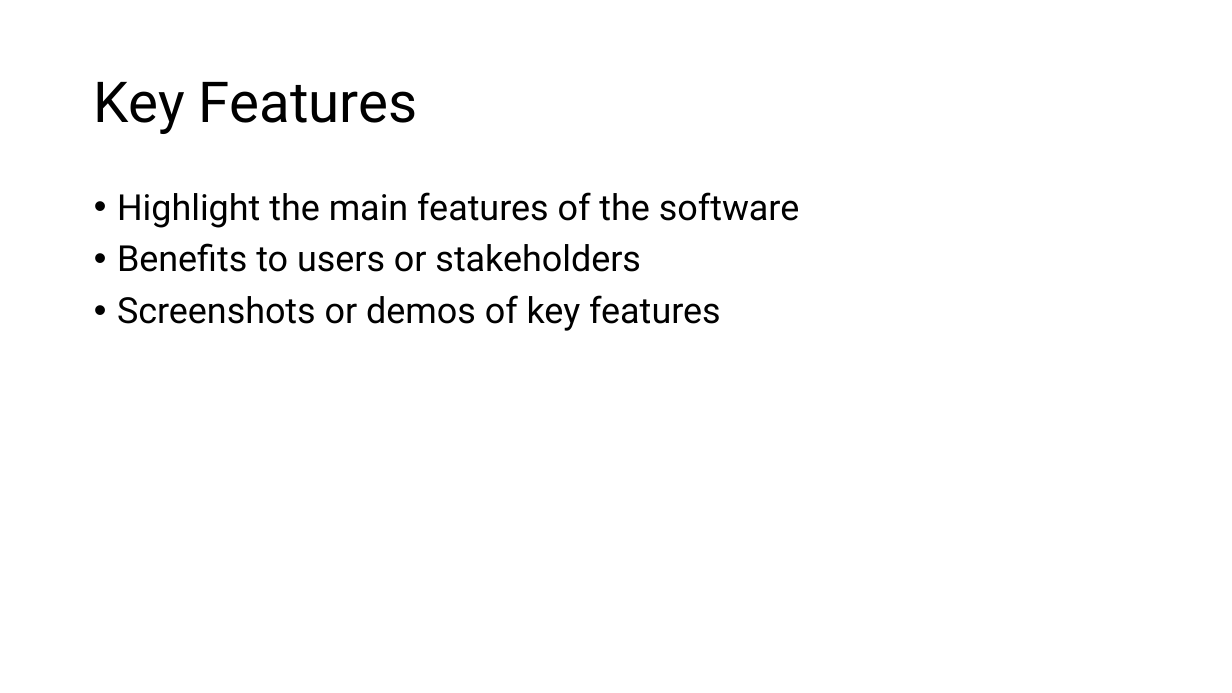
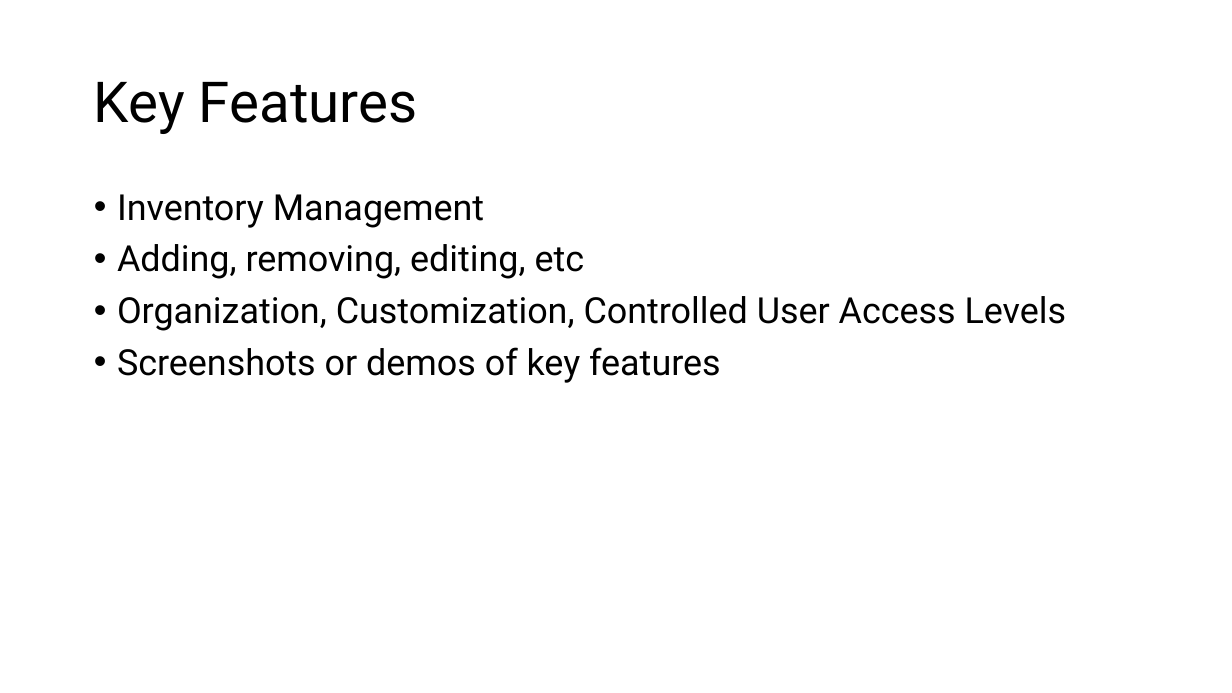
Before and after one commit to WakeTechBrandon/Bombastic-Bookstore, a slide deck: slide 6 of ProjectPresentation.pptx. Drawn at 1232x693 pixels with LibreOffice and Linux fonts; fonts in the diff are those of the drawing. Boxes give left, top, right and bottom in pixels: in the first picture for what was removed or moved away, otherwise in the second. Text is boxed around its words. In the diff, an @@ line names an element or a change of style, - is before the commit and + after.

```diff
--- a/ProjectPresentation.pptx
+++ b/ProjectPresentation.pptx
@@ text at (x1=117, y1=194, x2=1067, y2=331): text changed @@
-• Highlight the main features of the software
-• Benefits to users or stakeholders
+• Inventory Management
+• Adding, removing, editing, etc
+• Organization, Customization, Controlled User Access Levels
```
Also in this commit, not shown: 3 other slides changed, 3 slides added, 3 slides removed, 1 other file.
